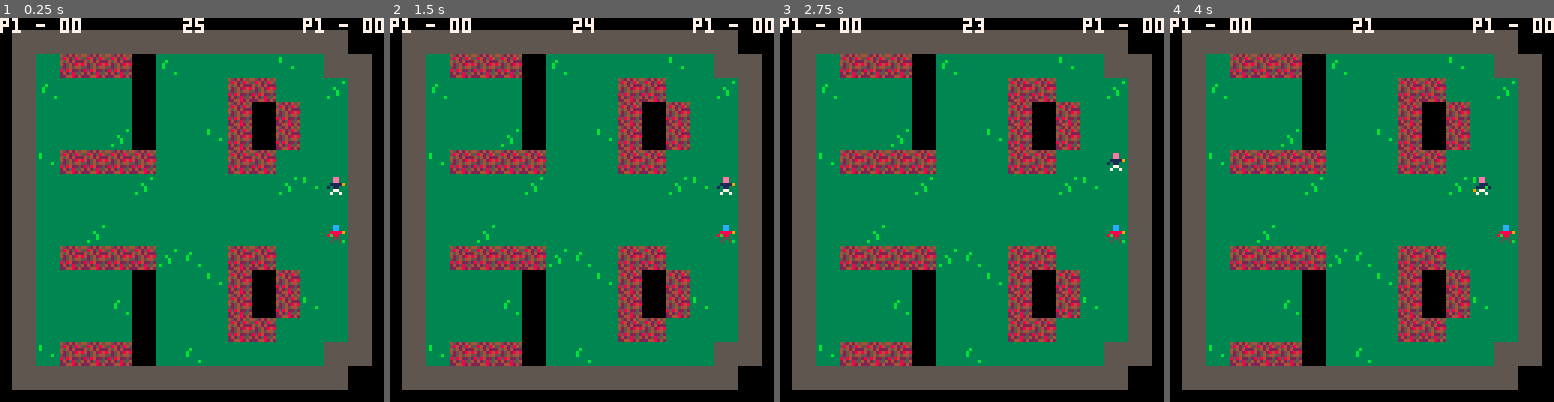
Above: before the commit, frames 1-4 (left to right).
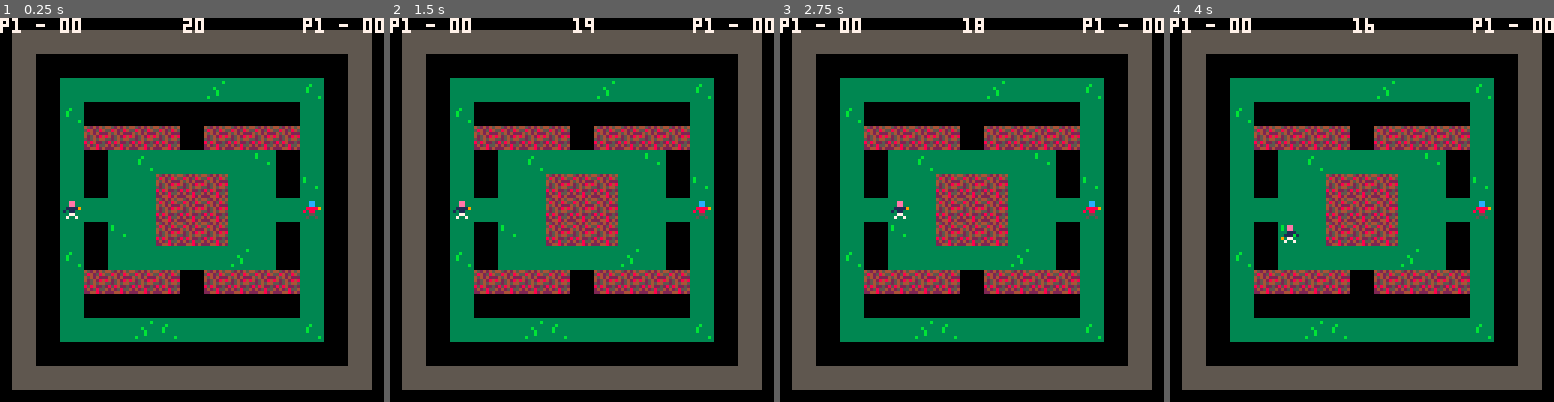
Above: after the commit, the same moments.

Repository: ianmart1n/cure2
Game: PICO-8 cartridge cure2.p8
Two runs of this game, one before a commit and one after it. Both use one fixed random seed, a clock stepped at 60 frames per second and the inputs below.
Inputs:
- Up to frame 1 (0.25 s): no input
- Up to frame 2 (1.5 s): tap X (X key) at 0.33, 1.07 s; tap O (Z key) at 0.7 s
- Up to frame 3 (2.75 s): hold Right 1.6-2.1 s; tap O (Z key) at 1.7, 2.1, 2.5 s; tap X (X key) at 1.85 s; hold Up 2.15-2.42 s; hold Right from 2.47 s (still down)
- Up to frame 4 (4 s): tap O (Z key) at 2.9, 3.3, 3.7 s; tap X (X key) at 2.97 s; release Right at 3.03 s; hold Left 3.08-3.58 s; hold Down 3.63-3.97 s

The runs differ from the first frame. In frame 1, 43% of the frame differs, in the area x 9-97%, y 0-97%; in frame 2, 43%; in frame 3, 43%; in frame 4, 43%.

Commit message:
added maps & sounds
it cycles randomly through a handful of maps for each rematch

Diff:
--- a/cure2.p8
+++ b/cure2.p8
@@ -73,8 +73,10 @@
 	 y1   = to_tile(targ)
 	end
 
-	target.x = x1
-	target.y = y1
+	local t = map_offset(x1,y1)
+
+	target.x = t.x
+	target.y = t.y
 
 	return target
 end
@@ -144,7 +146,18 @@
 
 	if bx == t.x and by == t.y then
 		b.alive = false
-	end
+		sfx(0)
+	end
+end
+
+function map_offset(x,y)
+	local t = {}
+	x = x+(mapx*offset)
+	y = y+(mapy*offset)
+	t.x = x
+	t.y = y
+
+	return t
 end
 
 
@@ -269,6 +282,8 @@
 			i = i+1
 		end
 	end
+
+	sfx(1)
 end
 
 function update_score()
@@ -277,6 +292,10 @@
 
 	for i=0,16 do
 		for j=0,16 do
+			local t = map_offset(i,j)
+			i = t.x
+			j = t.y
+
 			if mget(i,j) == 51 then
 				p1.score = p1.score + 1
 			elseif mget(i,j) == 52 then
@@ -306,18 +325,44 @@
 	gameover = false
 	tick     = 0
 	timer    = gamelength
-
-	p1 = make_player(to_pixel(13),to_pixel(6),0,0)
-	p2 = make_player(to_pixel(13),to_pixel(8),1,16)
-
-	--reset map
-	for i=0,16 do
-		for j=0,16 do
-			if mget(i,j) == 51 or mget(i,j) == 52 then
-				mset(i,j,50)
-			end
-		end
-	end
+	p1tick   = 0
+	p2tick   = 0
+	mapx1    = mapx
+	mapy1    = mapy
+
+	--make sure it doesn't repeat the same map again
+	while mapx1 == mapx and mapy1 == mapy do
+		mapx1 = flr(rnd(mapsh))
+		mapy1 = flr(rnd(mapsv))
+	end
+
+	mapx = mapx1
+	mapy = mapy1
+
+	if mapx==0 and mapy==0 then
+		p1startx = to_pixel(13)
+		p1starty = to_pixel(4)
+		p2startx = to_pixel(13)
+		p2starty = to_pixel(10)
+	elseif mapx==1 and mapy==0 then
+		p1startx = to_pixel(2)
+		p1starty = to_pixel(7)
+		p2startx = to_pixel(12)
+		p2starty = to_pixel(7)
+	elseif mapx==0 and mapy==1 then
+		p1startx = to_pixel(7)
+		p1starty = to_pixel(12)
+		p2startx = to_pixel(11)
+		p2starty = to_pixel(9)
+	elseif mapx==1 and mapy==1 then
+		p1startx = to_pixel(2)
+		p1starty = to_pixel(7)
+		p2startx = to_pixel(12)
+		p2starty = to_pixel(7)
+	end
+
+	p1 = make_player(p1startx,p1starty,0,0)
+	p2 = make_player(p2startx,p2starty,1,16)
 end
 
 
@@ -354,7 +399,7 @@
 	end
 
 	if p2.alive then
-	spr(p2.frame, p2x, p2y, 1, 1, p2.flipx)
+		spr(p2.frame, p2x, p2y, 1, 1, p2.flipx)
 	end
 end
 
@@ -416,22 +461,16 @@
 
 function _init()
 	palt(6,true)
-	p1startx = to_pixel(13)
-	p1starty = to_pixel(6)
-	p2startx = to_pixel(13)
-	p2starty = to_pixel(8)
-
-	p1 = make_player(p1startx,p1starty,0,0)
-	p2 = make_player(p2startx,p2starty,1,16)
-
-	gamelength = 25
+
+	--constants
+	gamelength = 20
 	revive     = 3
-
-	gameover   = false
-	tick       = 0
-	timer      = gamelength
-	p1tick     = 0
-	p2tick     = 0
+	mapsh      = 2
+	mapsv      = 2
+	mapsize    = 15
+	offset     = 16
+
+	reset()
 end
 
 
@@ -470,7 +509,7 @@
 
 function _draw()
 	cls()
-	draw_map(0,0,15,15)
+	draw_map(0+(mapx*offset),0+(mapy*offset),mapsize,mapsize)
 	draw_score()
 	draw_timer()
 
@@ -611,165 +650,165 @@
 0000000000000000000000000000000000000000000000000000000000000000000000000000000000000000000000000200064212020000000000000000000000000000000000000000000000000000000000000000000000000000000000000000000000000000000000000000000000000000000000000000000000000000
 0000000000000000000000000000000000000000000000000000000000000000000000000000000000000000000000000000000000000000000000000000000000000000000000000000000000000000000000000000000000000000000000000000000000000000000000000000000000000000000000000000000000000000
 __map__
-3030303030303030303030303030000000000000000000000000000000000000000000000000000000000000000000000000000000000000000000000000000000000000000000000000000000000000000000000000000000000000000000000000000000000000000000000000000000000000000000000000000000000000
-3031323232352031313131213130300000000000000000000000000000000000000000000000000000000000000000000000000000000000000000000000000000000000000000000000000000000000000000000000000000000000000000000000000000000000000000000000000000000000000000000000000000000000
-3020313131353131313232313122300000000000000000000000000000000000000000000000000000000000000000000000000000000000000000000000000000000000000000000000000000000000000000000000000000000000000000000000000000000000000000000000000000000000000000000000000000000000
-3031313131353131313235323131300000000000000000000000000000000000000000000000000000000000000000000000000000000000000000000000000000000000000000000000000000000000000000000000000000000000000000000000000000000000000000000000000000000000000000000000000000000000
-3031313122353131213235323131300000000000000000000000000000000000000000000000000000000000000000000000000000000000000000000000000000000000000000000000000000000000000000000000000000000000000000000000000000000000000000000000000000000000000000000000000000000000
-3021323232323131313232313131300000000000000000000000000000000000000000000000000000000000000000000000000000000000000000000000000000000000000000000000000000000000000000000000000000000000000000000000000000000000000000000000000000000000000000000000000000000000
-3031313131223131313131222131300000000000000000000000000000000000000000000000000000000000000000000000000000000000000000000000000000000000000000000000000000000000000000000000000000000000000000000000000000000000000000000000000000000000000000000000000000000000
-3031313131313131313131313131300000000000000000000000000000000000000000000000000000000000000000000000000000000000000000000000000000000000000000000000000000000000000000000000000000000000000000000000000000000000000000000000000000000000000000000000000000000000
-3031312231313131313131313120300000000000000000000000000000000000000000000000000000000000000000000000000000000000000000000000000000000000000000000000000000000000000000000000000000000000000000000000000000000000000000000000000000000000000000000000000000000000
-3031323232322220313232313131300000000000000000000000000000000000000000000000000000000000000000000000000000000000000000000000000000000000000000000000000000000000000000000000000000000000000000000000000000000000000000000000000000000000000000000000000000000000
-3031313131353131213235323131300000000000000000000000000000000000000000000000000000000000000000000000000000000000000000000000000000000000000000000000000000000000000000000000000000000000000000000000000000000000000000000000000000000000000000000000000000000000
-3031313120353131313235322131300000000000000000000000000000000000000000000000000000000000000000000000000000000000000000000000000000000000000000000000000000000000000000000000000000000000000000000000000000000000000000000000000000000000000000000000000000000000
-3031313131353131313232313131300000000000000000000000000000000000000000000000000000000000000000000000000000000000000000000000000000000000000000000000000000000000000000000000000000000000000000000000000000000000000000000000000000000000000000000000000000000000
-3021323232353120313131313130300000000000000000000000000000000000000000000000000000000000000000000000000000000000000000000000000000000000000000000000000000000000000000000000000000000000000000000000000000000000000000000000000000000000000000000000000000000000
-3030303030303030303030303030000000000000000000000000000000000000000000000000000000000000000000000000000000000000000000000000000000000000000000000000000000000000000000000000000000000000000000000000000000000000000000000000000000000000000000000000000000000000
-0000000000000000000000000000000000000000000000000000000000000000000000000000000000000000000000000000000000000000000000000000000000000000000000000000000000000000000000000000000000000000000000000000000000000000000000000000000000000000000000000000000000000000
-0000000000000000000000000000000000000000000000000000000000000000000000000000000000000000000000000000000000000000000000000000000000000000000000000000000000000000000000000000000000000000000000000000000000000000000000000000000000000000000000000000000000000000
-0000000000000000000000000000000000000000000000000000000000000000000000000000000000000000000000000000000000000000000000000000000000000000000000000000000000000000000000000000000000000000000000000000000000000000000000000000000000000000000000000000000000000000
-0000000000000000000000000000000000000000000000000000000000000000000000000000000000000000000000000000000000000000000000000000000000000000000000000000000000000000000000000000000000000000000000000000000000000000000000000000000000000000000000000000000000000000
-0000000000000000000000000000000000000000000000000000000000000000000000000000000000000000000000000000000000000000000000000000000000000000000000000000000000000000000000000000000000000000000000000000000000000000000000000000000000000000000000000000000000000000
-0000000000000000000000000000000000000000000000000000000000000000000000000000000000000000000000000000000000000000000000000000000000000000000000000000000000000000000000000000000000000000000000000000000000000000000000000000000000000000000000000000000000000000
-0000000000000000000000000000000000000000000000000000000000000000000000000000000000000000000000000000000000000000000000000000000000000000000000000000000000000000000000000000000000000000000000000000000000000000000000000000000000000000000000000000000000000000
-0000000000000000000000000000000000000000000000000000000000000000000000000000000000000000000000000000000000000000000000000000000000000000000000000000000000000000000000000000000000000000000000000000000000000000000000000000000000000000000000000000000000000000
-0000000000000000000000000000000000000000000000000000000000000000000000000000000000000000000000000000000000000000000000000000000000000000000000000000000000000000000000000000000000000000000000000000000000000000000000000000000000000000000000000000000000000000
-0000000000000000000000000000000000000000000000000000000000000000000000000000000000000000000000000000000000000000000000000000000000000000000000000000000000000000000000000000000000000000000000000000000000000000000000000000000000000000000000000000000000000000
-0000000000000000000000000000000000000000000000000000000000000000000000000000000000000000000000000000000000000000000000000000000000000000000000000000000000000000000000000000000000000000000000000000000000000000000000000000000000000000000000000000000000000000
-0000000000000000000000000000000000000000000000000000000000000000000000000000000000000000000000000000000000000000000000000000000000000000000000000000000000000000000000000000000000000000000000000000000000000000000000000000000000000000000000000000000000000000
-0000000000000000000000000000000000000000000000000000000000000000000000000000000000000000000000000000000000000000000000000000000000000000000000000000000000000000000000000000000000000000000000000000000000000000000000000000000000000000000000000000000000000000
-0000000000000000000000000000000000000000000000000000000000000000000000000000000000000000000000000000000000000000000000000000000000000000000000000000000000000000000000000000000000000000000000000000000000000000000000000000000000000000000000000000000000000000
-0000000000000000000000000000000000000000000000000000000000000000000000000000000000000000000000000000000000000000000000000000000000000000000000000000000000000000000000000000000000000000000000000000000000000000000000000000000000000000000000000000000000000000
-0000000000000000000000000000000000000000000000000000000000000000000000000000000000000000000000000000000000000000000000000000000000000000000000000000000000000000000000000000000000000000000000000000000000000000000000000000000000000000000000000000000000000000
-0000000000000000000000000000000000000000000000000000000000000000000000000000000000000000000000000000000000000000000000000000000000000000000000000000000000000000000000000000000000000000000000000000000000000000000000000000000000000000000000000000000000000000
-…(130 lines of a section not shown)…
+3030303030303030303030303030301530303030303030303030303030303015151515151515151515151515151515151515151515000000000000000000000000000000000000000000000000000000000000000000000000000000000000000000000000000000000000000000000000000000000000000000000000000000
+3031323232352031313131213131301530323231313120313131313132323015151515151515151515151515151515151515151515000000000000000000000000000000000000000000000000000000000000000000000000000000000000000000000000000000000000000000000000000000000000000000000000000000
+3020313131353131313232313122301530323531313131313121313135323015151515151515151515151515151515151515151515000000000000000000000000000000000000000000000000000000000000000000000000000000000000000000000000000000000000000000000000000000000000000000000000000000
+3031313131353131313235323131301530313122313131313131313131313015151515151515151515151515151515151515151515000000000000000000000000000000000000000000000000000000000000000000000000000000000000000000000000000000000000000000000000000000000000000000000000000000
+3031313122353131213235323131301530313131313131313131313122313015151515151515151515151515151515151515151515000000000000000000000000000000000000000000000000000000000000000000000000000000000000000000000000000000000000000000000000000000000000000000000000000000
+3021323232323131313232313131301530313131313535313535313131313015151515151515151515151515151515151515151515000000000000000000000000000000000000000000000000000000000000000000000000000000000000000000000000000000000000000000000000000000000000000000000000000000
+3031313131223131313131222131301530312131313532323235313131313015151515151515151515151515151515151515151515000000000000000000000000000000000000000000000000000000000000000000000000000000000000000000000000000000000000000000000000000000000000000000000000000000
+3031313131313131313131313131301530313131313132323231313131313015151515151515151515151515151515151515151515000000000000000000000000000000000000000000000000000000000000000000000000000000000000000000000000000000000000000000000000000000000000000000000000000000
+3031312231313131313131313120301530313131313532323235213131203015151515151515151515151515151515151515151515000000000000000000000000000000000000000000000000000000000000000000000000000000000000000000000000000000000000000000000000000000000000000000000000000000
+3031323232322220313232313131301530313122313531353135203131313015151515151515151515151515151515151515151515000000000000000000000000000000000000000000000000000000000000000000000000000000000000000000000000000000000000000000000000000000000000000000000000000000
+3031313131353131213235323131301530313131313131313131223131313015151515151515151515151515151515151515151515000000000000000000000000000000000000000000000000000000000000000000000000000000000000000000000000000000000000000000000000000000000000000000000000000000
+3031313120353131313235322131301530313131312031313131313121313015151515151515151515151515151515151515151515151515151515151500000000000000000000000000000000000000000000000000000000000000000000000000000000000000000000000000000000000000000000000000000000000000
+3031313131353131313232313131301530323531313131313131312235323015151515151515151515151515151515151515151515151515151515151500000000000000000000000000000000000000000000000000000000000000000000000000000000000000000000000000000000000000000000000000000000000000
+3021323232353120313131313131301530323221313131312031313132323015151515151515151515151515151515151515151515151515151515151500000000000000000000000000000000000000000000000000000000000000000000000000000000000000000000000000000000000000000000000000000000000000
+3030303030303030303030303030301530303030303030303030303030303015151515151515151515151515151515151515151515151515151515151500000000000000000000000000000000000000000000000000000000000000000000000000000000000000000000000000000000000000000000000000000000000000
+1515151515151515151515151515151515151515151515151515151515151515151515151515151515151515151515151515151515151515151515151500000000000000000000000000000000000000000000000000000000000000000000000000000000000000000000000000000000000000000000000000000000000000
+3030303030303030303030303030301530303030303030303030303030303015151515151515151515151515151515151515151515151515151515151500000000000000000000000000000000000000000000000000000000000000000000000000000000000000000000000000000000000000000000000000000000000000
+3031313120313131313131312131301530353535353535353535353535353015151515151515151515151515151515151515151515151515151515151500000000000000000000000000000000000000000000000000000000000000000000000000000000000000000000000000000000000000000000000000000000000000
+3031313135353531313131313131301530353131313131312231313120353015151515151515151515151515151515151515151515151515151515151500000000000000000000000000000000000000000000000000000000000000000000000000000000000000000000000000000000000000000000000000000000000000
+3021313135323531313135353522301530352035353535353535353531353015151515151515151515151515151515151515151515151515151515151500000000000000000000000000000000000000000000000000000000000000000000000000000000000000000000000000000000000000000000000000000000000000
+3031313135323531313135323531301530353132323232353232323231353015151515151515151515151515151515151515151515151515151515151500000000000000000000000000000000000000000000000000000000000000000000000000000000000000000000000000000000000000000000000000000000000000
+3031313131313131213135323531301530353135312031313131213531353015151515151515151515151515151515151515151515151515151515151500000000000000000000000000000000000000000000000000000000000000000000000000000000000000000000000000000000000000000000000000000000000000
+3031313131313535353131313131301530353135313132323231313521353015151515151515151515151515151515151515151515151515151515151500000000000000000000000000000000000000000000000000000000000000000000000000000000000000000000000000000000000000000000000000000000000000
+3031312122313532353131313131301530353131313132323231313131353015151515151515151515151515151515151515151515151515151515151500000000000000000000000000000000000000000000000000000000000000000000000000000000000000000000000000000000000000000000000000000000000000
+3020353535313532353131313121301530353135213132323231313531353015151515151515151515151515151515151515151515151515151515151500000000000000000000000000000000000000000000000000000000000000000000000000000000000000000000000000000000000000000000000000000000000000
+3031353235313131313122313131301530352035313131313122313531353015151515151515151515151515151515151515151515151515151515151500000000000000000000000000000000000000000000000000000000000000000000000000000000000000000000000000000000000000000000000000000000000000
+3031353235313131313131313131301530353132323232353232323231353015151515151515151515151515151515151515151515151515151515151500000000000000000000000000000000000000000000000000000000000000000000000000000000000000000000000000000000000000000000000000000000000000
+3031213131313120313232323131301530353135353535353535353531353015151515151515151515151515151515151515151515151515151515151500000000000000000000000000000000000000000000000000000000000000000000000000000000000000000000000000000000000000000000000000000000000000
+3031313131313131313232323131301530353131312220313131313120353015151515151515151515151515151515151515151515151515151515151500000000000000000000000000000000000000000000000000000000000000000000000000000000000000000000000000000000000000000000000000000000000000
+3031313131223131313131313122301530353535353535353535353535353015151515151515151515151515151515151515151515151515151515151500000000000000000000000000000000000000000000000000000000000000000000000000000000000000000000000000000000000000000000000000000000000000
+3030303030303030303030303030301530303030303030303030303030303015151515151515151515151515151515151515151515151515151515151500000000000000000000000000000000000000000000000000000000000000000000000000000000000000000000000000000000000000000000000000000000000000
+1515151515151515151515151515151515151515151515151515151515151515151515151515151515151515151515151515151515151515151515151500000000000000000000000000000000000000000000000000000000000000000000000000000000000000000000000000000000000000000000000000000000000000
+…(130 lines of a section not shown)…
Not shown, changed: the sound effects (__sfx__) section of cure2.p8
